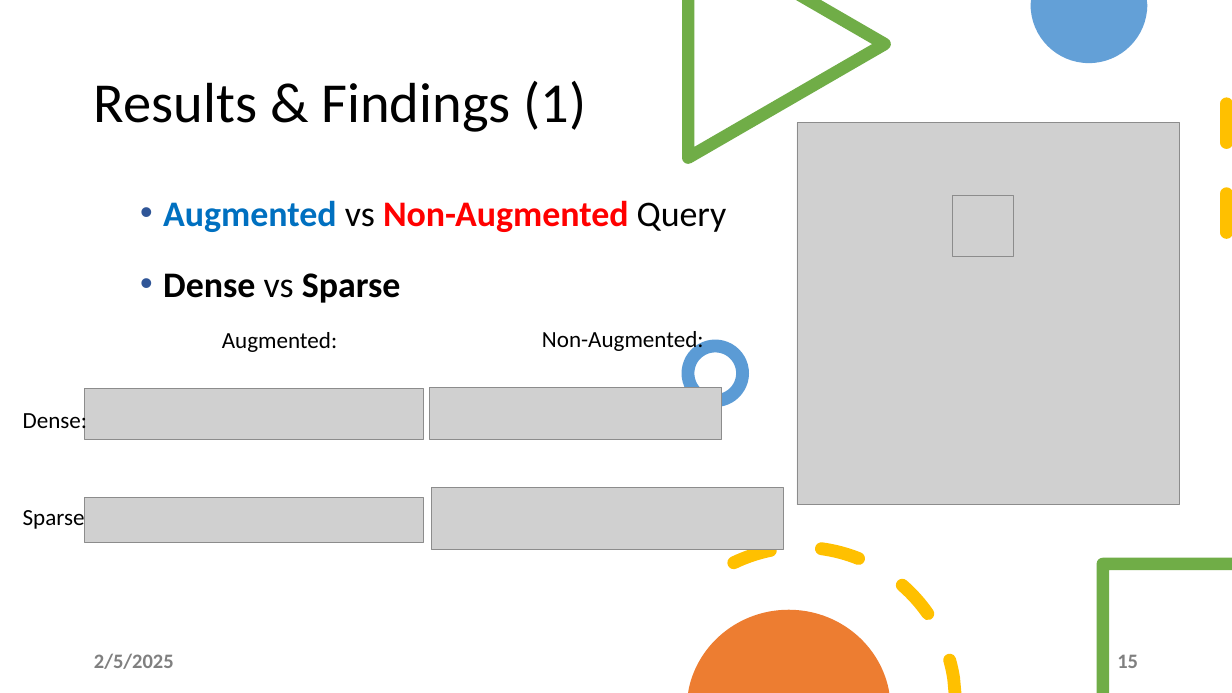
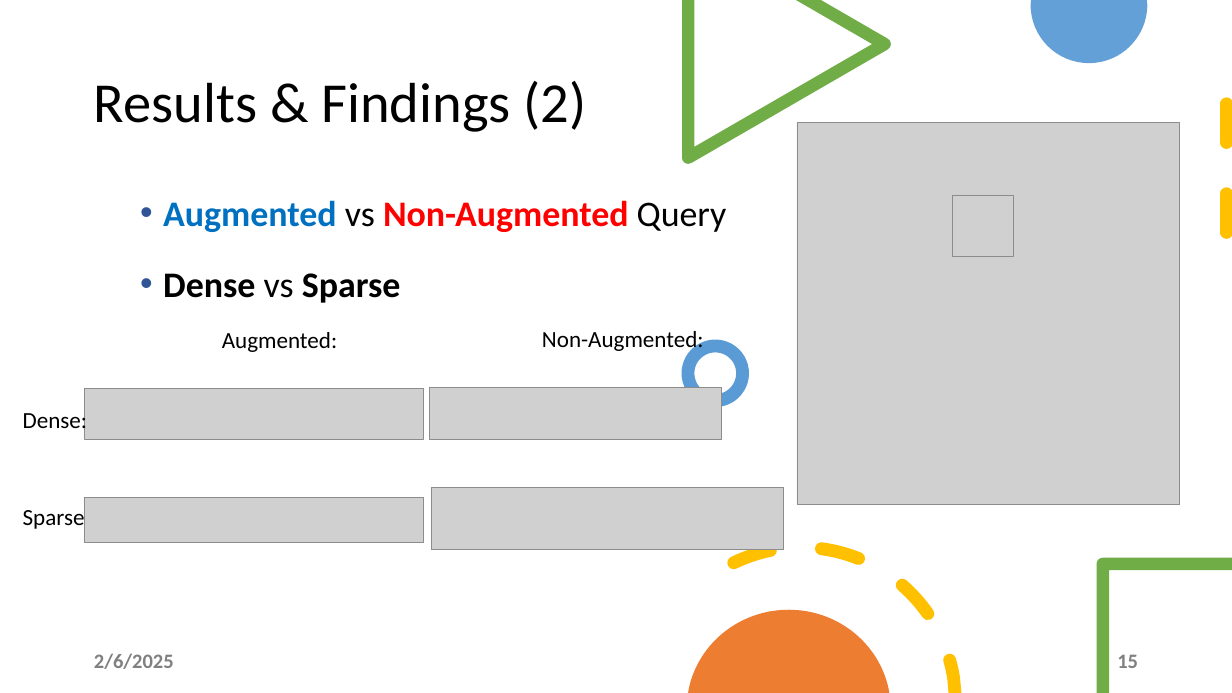
Before and after one commit to SteveGalea/ICS5111_Retrieval-Augmented-Generation_Pipeline, a slide deck: slide 15 of Pipeline/RAGS Presentation.pptx. Drawn at 1232x693 pixels with LibreOffice and Linux fonts; fonts in the diff are those of the drawing; grey boxes stand for pictures. Boxes give left, top, right and bottom in pixels: in the first picture for what was removed or moved away, otherwise in the second. Text is boxed around its words. In the diff, an @@ line names an element or a change of style, - is before the commit and + after.

```diff
--- a/Pipeline/RAGS Presentation.pptx
+++ b/Pipeline/RAGS Presentation.pptx
@@ title at (94, 81, 586, 132): text changed @@
-Results & Findings (1)
+Results & Findings (2)
@@ text at (94, 653, 174, 669): text changed @@
-2/5/2025
+2/6/2025
```
Also in this commit, not shown: 16 other slides changed, 2 other files.
